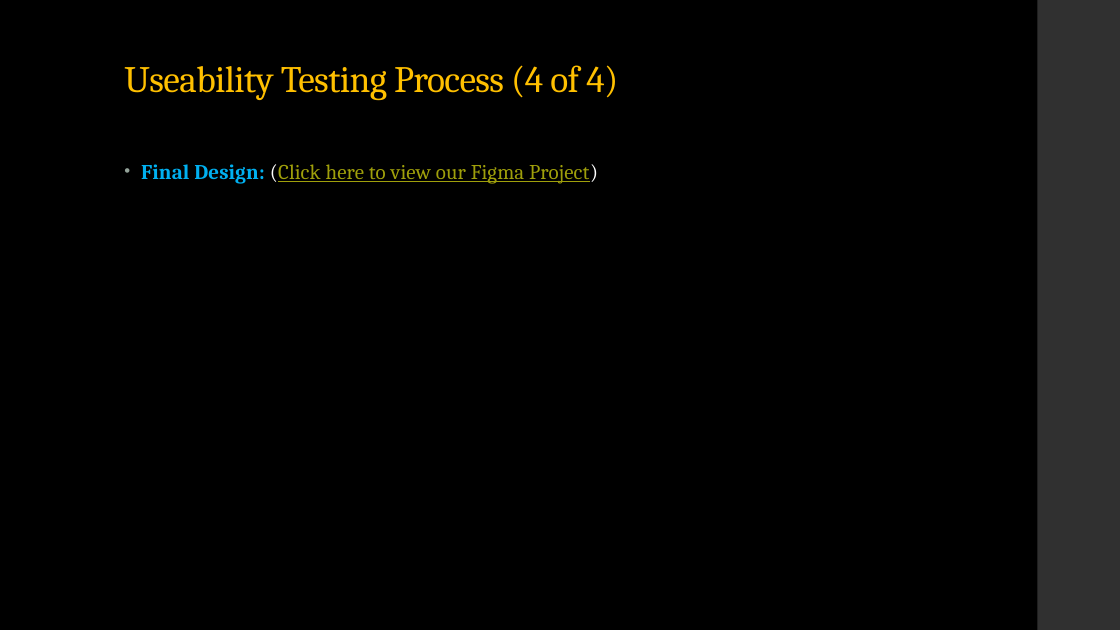
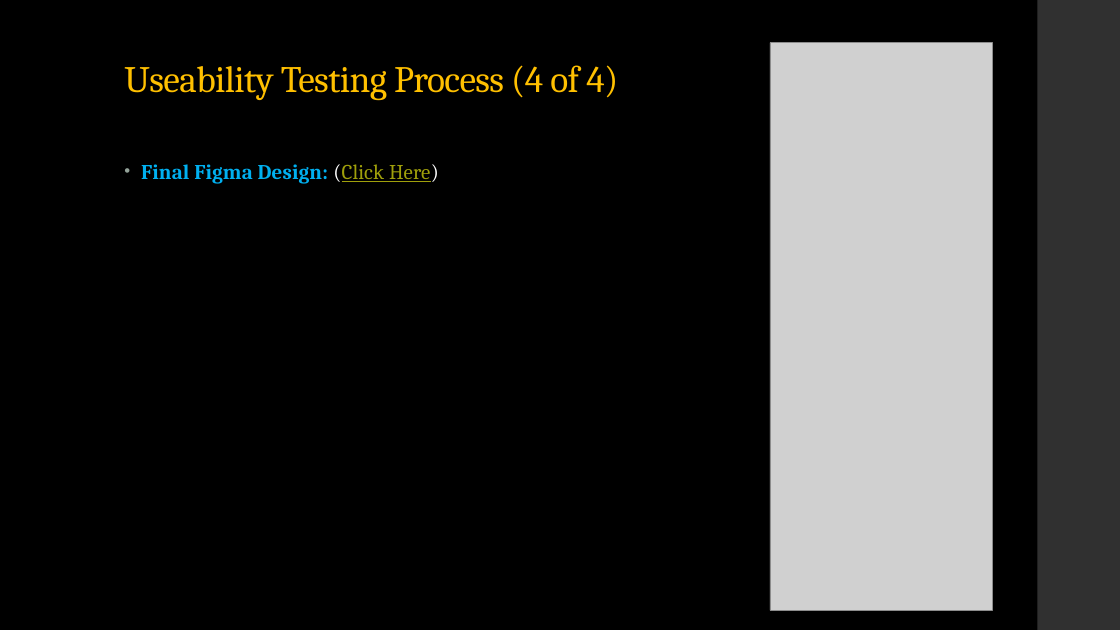
Before and after one commit to Tbyrne22/deli_final_project, a slide deck: slide 7 of IS601_Expeditions-deli.pptx (slide 6 before the commit). Drawn at 1120x630 pixels with LibreOffice and Linux fonts; fonts in the diff are those of the drawing; grey boxes stand for pictures. Boxes give left, top, right and bottom in pixels: in the first picture for what was removed or moved away, otherwise in the second. Text is boxed around its words. In the diff, an @@ line names an element or a change of style, - is before the commit and + after.

```diff
--- a/IS601_Expeditions-deli.pptx
+++ b/IS601_Expeditions-deli.pptx
@@ picture added at [770,43,992,611] @@
@@ text at [141,164,439,184]: text changed; text colour #9F9F0B to #00B0F0; bold on @@
-• Final Design: (Click here to view our Figma Project)
+• Final Figma Design: (Click Here)
```
Also in this commit, not shown: 3 other slides changed, 1 slide added, 1 other file.
